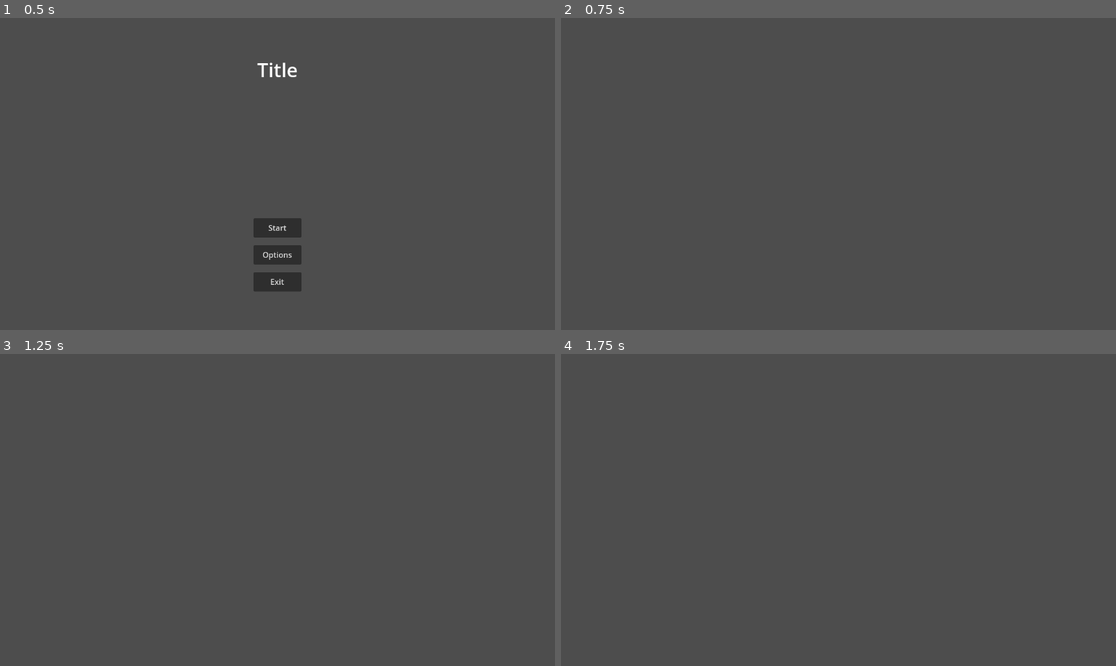
Above: before the commit, frames 1-4 (two rows, left to right).
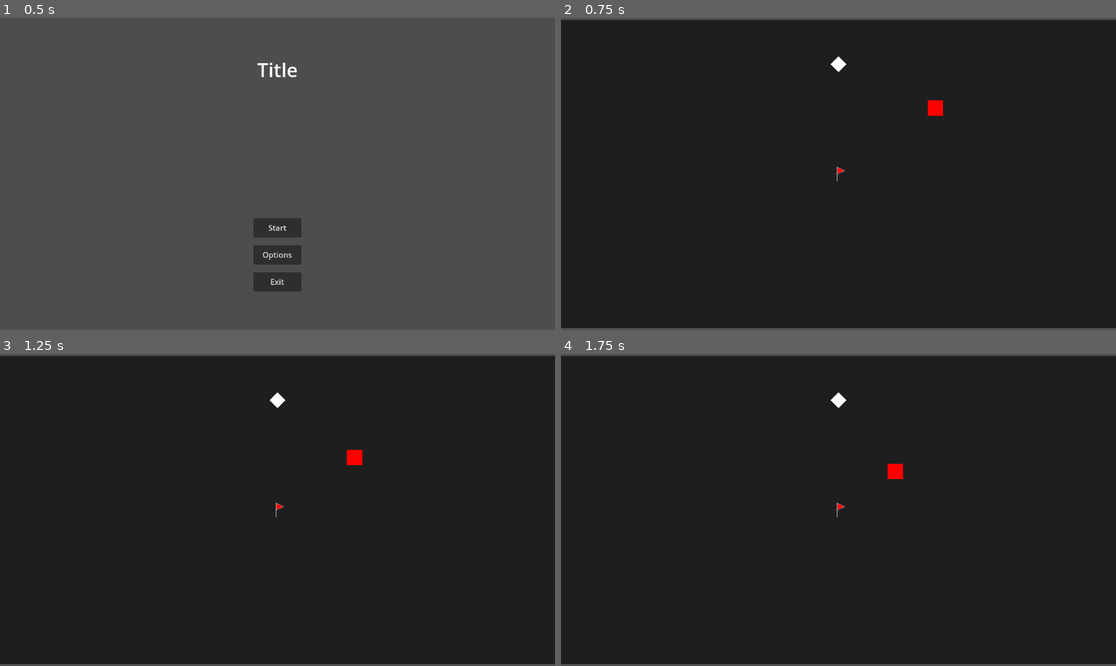
Above: after the commit, the same moments.

Repository: duckenclaw/gmtk2025
Game: Godot game, scene res://src/main_menu.tscn
Two runs of this game, one before a commit and one after it. Both use one fixed random seed, a clock stepped at 60 frames per second and the inputs below.
Inputs:
- Up to frame 1 (0.5 s): no input
- Up to frame 2 (0.75 s): click "Start" at 0.5 s
- Up to frame 3 (1.25 s): no input
- Up to frame 4 (1.75 s): no input

Frame 1 is identical in both runs. In frame 2, 99% of the frame differs, in the area x 0-100%, y 0-100%; in frame 3, 99%; in frame 4, 99%.

Commit message:
added test game_map scene with enemy spawner and flag, as well as damage and health functionality

Diff:
--- a/project.godot
+++ b/project.godot
@@ -21,6 +21,11 @@
 Ref="*res://src/ref.gd"
 State="*res://src/game/state.gd"
 
+[global_group]
+
+enemy=""
+loopOrigin=""
+
 [rendering]
 
 renderer/rendering_method="gl_compatibility"
--- a/src/enemies/empty.gd
+++ /dev/null
@@ -1 +0,0 @@
-extends Node
--- /dev/null
+++ b/src/enemies/enemy.gd
@@ -0,0 +1,57 @@
+extends Area2D
+class_name Enemy
+
+# Enemy attributes
+@export var speed: float = 100.0
+@export var max_health: float = 100.0
+@export var damage: float = 25.0
+@export var texture: Texture2D
+@export var target_group: String = "loopOrigin"  # Groups that this enemy can damage
+
+# Current state
+var current_health: float
+var target_position: Vector2
+var is_moving: bool = true
+var is_dead: bool = false
+
+# Node references
+@onready var sprite: Sprite2D = $Sprite2D
+@onready var collision_shape: CollisionShape2D = $CollisionShape2D
+
+signal enemy_died()
+signal enemy_dealt_damage(damage: float)
+
+func _ready():
+	current_health = max_health
+
+func _physics_process(delta):
+	if is_dead or not is_moving:
+		return
+
+	# Move towards target position
+	var direction = (target_position - global_position).normalized()
+	var distance_to_target = global_position.distance_to(target_position)
+
+	# Stop moving if close enough to target
+	if distance_to_target < 5.0:
+		is_moving = false
+		return
+
+	# Move towards target
+	global_position += direction * speed * delta
+
+# Set the target position for the enemy to move towards
+func set_target_position(pos: Vector2):
+	target_position = pos
+	is_moving = true
+
+func _on_body_entered(body):
+	if body.is_in_group(target_group):
+		body.take_damage(damage)
+		enemy_dealt_damage.emit(damage)
+
+
+func _on_area_entered(area):
+	if area.is_in_group(target_group):
+		area.take_damage(damage)
+		enemy_dealt_damage.emit(damage)
--- /dev/null
+++ b/src/enemies/enemy.tscn
@@ -0,0 +1,20 @@
+[gd_scene load_steps=4 format=3 uid="uid://cgpkr8nvf4qyk"]
+
+[ext_resource type="Script" uid="uid://cm46pno826410" path="res://src/enemies/enemy.gd" id="1_8b5j4"]
+[ext_resource type="Texture2D" uid="uid://2657u5hkqr14" path="res://assets/art/testing/red.png" id="2_jg4ye"]
+
+[sub_resource type="CircleShape2D" id="CircleShape2D_jg4ye"]
+radius = 16.0
+
+[node name="Enemy" type="Area2D" groups=["enemy"]]
+script = ExtResource("1_8b5j4")
+texture = ExtResource("2_jg4ye")
+
+[node name="Texture" type="Sprite2D" parent="."]
+scale = Vector2(0.25, 0.25)
+texture = ExtResource("2_jg4ye")
+
+[node name="CollisionShape2D" type="CollisionShape2D" parent="."]
+shape = SubResource("CircleShape2D_jg4ye")
+
+[connection signal="area_entered" from="." to="." method="_on_area_entered"]
--- /dev/null
+++ b/src/enemies/enemy_spawner.gd
@@ -0,0 +1,143 @@
+extends Node2D
+class_name EnemySpawner
+
+# Enemy scene to instantiate
+@export var enemy_scene: PackedScene
+@export var spawn_texture: Texture2D
+
+# Spawning parameters
+@onready var spawn_timer: Timer = $SpawnTimer
+@export var spawn_count: int = 5
+@export var spawn_radius: float = 20.0
+@export var spawn_interval: float = 2.0
+
+# Target for enemies to move towards
+@export var target_node: Node2D
+
+# Internal tracking
+var spawned_enemies: Array[Enemy] = []
+
+signal enemy_spawned(enemy: Enemy)
+signal all_enemies_dead()
+
+func _ready():
+	spawn_timer.wait_time = spawn_interval
+
+	# Load default enemy scene if not provided
+	if not enemy_scene:
+		enemy_scene = preload("res://src/enemies/enemy.tscn")
+
+	start_spawning()
+
+# Start spawning enemies
+func start_spawning():
+	if spawn_timer:
+		spawn_timer.start()
+
+# Stop spawning enemies
+func stop_spawning():
+	if spawn_timer:
+		spawn_timer.stop()
+
+# Spawn a single enemy
+func spawn_enemy_at_position(pos: Vector2) -> Enemy:
+	if not enemy_scene:
+		push_error("No enemy scene provided to EnemySpawner")
+		return null
+
+	# Instantiate enemy
+	var enemy = enemy_scene.instantiate() as Enemy
+	if not enemy:
+		push_error("Failed to instantiate enemy or enemy scene is not an Enemy")
+		return null
+
+
+	# Position enemy
+	enemy.global_position = pos
+
+	# Add to scene
+	get_parent().add_child(enemy)
+
+	# Connect signals
+	enemy.enemy_died.connect(_on_enemy_died)
+	enemy.enemy_dealt_damage.connect(_on_enemy_dealt_damage)
+
+	# Set target if available
+	if target_node:
+		enemy.set_target_position(target_node.global_position)
+
+	# Track enemy
+	spawned_enemies.append(enemy)
+
+	# Emit signal
+	enemy_spawned.emit(enemy)
+
+	return enemy
+
+# Spawn enemy at random position around spawner
+func spawn_enemy_random() -> Enemy:
+	var angle = randf() * TAU
+	var distance = randf_range(spawn_radius * 0.5, spawn_radius)
+	var spawn_pos = global_position + Vector2(cos(angle), sin(angle)) * distance
+
+	return spawn_enemy_at_position(spawn_pos)
+
+# Handle enemy death
+func _on_enemy_died(enemy: Enemy):
+	spawned_enemies.erase(enemy)
+
+	# Check if all enemies are dead
+	if spawned_enemies.is_empty():
+		all_enemies_dead.emit()
+
+# Handle enemy dealing damage
+func _on_enemy_dealt_damage(target: Node, damage_amount: float):
+	print("Enemy dealt ", damage_amount, " damage to ", target.name)
+
+# Update all enemy targets
+func set_all_enemy_targets(new_target: Vector2):
+	for enemy in spawned_enemies:
+		if is_instance_valid(enemy):
+			enemy.set_target_position(new_target)
+
+# Update target node and redirect all enemies
+func set_target_node(new_target: Node2D):
+	target_node = new_target
+	if target_node:
+		set_all_enemy_targets(target_node.global_position)
+
+# Get count of living enemies
+func get_living_enemy_count() -> int:
+	var count = 0
+	for enemy in spawned_enemies:
+		if is_instance_valid(enemy) and not enemy.is_dead:
+			count += 1
+	return count
+
+# Kill all enemies
+func kill_all_enemies():
+	for enemy in spawned_enemies:
+		if is_instance_valid(enemy):
+			enemy.die()
+
+# Spawn enemies in a circle formation
+func spawn_circle_formation(center: Vector2, radius: float, count: int):
+	for i in range(count):
+		var angle = (float(i) / count) * TAU
+		var pos = center + Vector2(cos(angle), sin(angle)) * radius
+		spawn_enemy_at_position(pos)
+
+# Spawn enemies in a line formation
+func spawn_line_formation(start: Vector2, end: Vector2, count: int):
+	for i in range(count):
+		var t = float(i) / max(1, count - 1)
+		var pos = start.lerp(end, t)
+		spawn_enemy_at_position(pos)
+
+
+func _on_spawn_timer_timeout():
+	if spawned_enemies.size() >= spawn_count:
+		stop_spawning()
+		return
+
+	spawn_enemy_random()
--- a/src/main_menu.gd
+++ b/src/main_menu.gd
@@ -1,6 +1,6 @@
 extends Control
 
-@export var start_scene: PackedScene = preload("res://src/tests/test_scene.tscn")
+@export var start_scene: PackedScene = preload("res://src/map/game_map.tscn")
 
 @onready var title_screen: MarginContainer = $TitleScreen
 @onready var options_screen: MarginContainer = $OptionsScreen
--- a/src/map/empty.gd
+++ /dev/null
@@ -1 +0,0 @@
-extends Node
--- /dev/null
+++ b/src/map/flag.gd
@@ -0,0 +1,24 @@
+extends Area2D
+
+@export var max_health: float = 100.0
+@export var current_health: float
+
+@onready var invincibility_timer = $InvincibilityTimer
+var is_invincible: bool = false
+
+func _ready():
+	current_health = max_health
+
+
+func _on_invincibility_timer_timeout():
+	print("flag not invincible")
+	is_invincible = false
+	invincibility_timer.stop()
+
+func take_damage(damage: float):
+	current_health -= damage
+	print("FLAG TOOK: " + str(damage))
+	print("CURRENT HEALTH: " + str(current_health) + "/" + str(max_health))
+	is_invincible = true
+	invincibility_timer.start(3)
+	print("flag invincible")
--- /dev/null
+++ b/src/map/game_map.gd
@@ -0,0 +1 @@
+extends Node2D
--- /dev/null
+++ b/src/map/game_map.tscn
@@ -0,0 +1,38 @@
+[gd_scene load_steps=8 format=3 uid="uid://coeskkfvneigs"]
+
+[ext_resource type="PackedScene" uid="uid://cgpkr8nvf4qyk" path="res://src/enemies/enemy.tscn" id="1_c04iw"]
+[ext_resource type="Script" uid="uid://ce14hx2k4slhj" path="res://src/map/game_map.gd" id="1_s4k8m"]
+[ext_resource type="Texture2D" uid="uid://cgh8hqlthfpxj" path="res://assets/art/grey.png" id="1_xu641"]
+[ext_resource type="Texture2D" uid="uid://nsl84b5jq2rn" path="res://assets/art/testing/white.png" id="3_ixs7q"]
+[ext_resource type="Script" uid="uid://slrq46ve4m1n" path="res://src/enemies/enemy_spawner.gd" id="3_qq67j"]
+[ext_resource type="PackedScene" uid="uid://cov5v1yloo3ev" path="res://src/map/loop-origin.tscn" id="4_c04iw"]
+[ext_resource type="Texture2D" uid="uid://cgg7fpi7fpmto" path="res://assets/art/testing/blue.png" id="5_fdrke"]
+
+[node name="GameMap" type="Node2D"]
+script = ExtResource("1_s4k8m")
+
+[node name="Map" type="Sprite2D" parent="."]
+scale = Vector2(9, 5)
+texture = ExtResource("1_xu641")
+
+[node name="Camera2D" type="Camera2D" parent="."]
+
+[node name="EnemySpawner" type="Node2D" parent="."]
+position = Vector2(0, -228)
+script = ExtResource("3_qq67j")
+enemy_scene = ExtResource("1_c04iw")
+spawn_texture = ExtResource("5_fdrke")
+
+[node name="White" type="Sprite2D" parent="EnemySpawner"]
+rotation = 0.7853982
+texture = ExtResource("3_ixs7q")
+
+[node name="SpawnTimer" type="Timer" parent="EnemySpawner"]
+wait_time = 2.0
+
+[node name="LoopOrigin" parent="." instance=ExtResource("4_c04iw")]
+
+[node name="Enemy" parent="." instance=ExtResource("1_c04iw")]
+position = Vector2(215, -146)
+
+[connection signal="timeout" from="EnemySpawner/SpawnTimer" to="EnemySpawner" method="_on_spawn_timer_timeout"]
--- /dev/null
+++ b/src/map/loop-origin.tscn
@@ -0,0 +1,23 @@
+[gd_scene load_steps=4 format=3 uid="uid://cov5v1yloo3ev"]
+
+[ext_resource type="Script" uid="uid://blp53m35x5sgg" path="res://src/map/flag.gd" id="1_iprmj"]
+[ext_resource type="Texture2D" uid="uid://cbwl1aq14xykv" path="res://assets/art/testing/flag.png" id="2_tfdso"]
+
+[sub_resource type="CircleShape2D" id="CircleShape2D_ljfuh"]
+radius = 70.66
+
+[node name="LoopOrigin" type="Area2D" groups=["loopOrigin"]]
+script = ExtResource("1_iprmj")
+
+[node name="FlagTexture" type="Sprite2D" parent="."]
+position = Vector2(5, 0)
+scale = Vector2(0.12, 0.12)
+texture = ExtResource("2_tfdso")
+
+[node name="CollisionShape2D" type="CollisionShape2D" parent="."]
+shape = SubResource("CircleShape2D_ljfuh")
+
+[node name="InvincibilityTimer" type="Timer" parent="."]
+wait_time = 2.0
+
+[connection signal="timeout" from="InvincibilityTimer" to="." method="_on_invincibility_timer_timeout"]
Binary file added: assets/art/grey.png
Not shown, added: assets/art/grey.png.import
Binary file added: assets/art/testing/blue.png
Not shown, added: assets/art/testing/blue.png.import
Binary file added: assets/art/testing/flag.png
Not shown, added: assets/art/testing/flag.png.import
Binary file added: assets/art/testing/green.png
Not shown, added: assets/art/testing/green.png.import
Binary file added: assets/art/testing/red.png
Not shown, added: assets/art/testing/red.png.import
Binary file added: assets/art/testing/white.png
Not shown, added: assets/art/testing/white.png.import
(and 12 more such lines)
